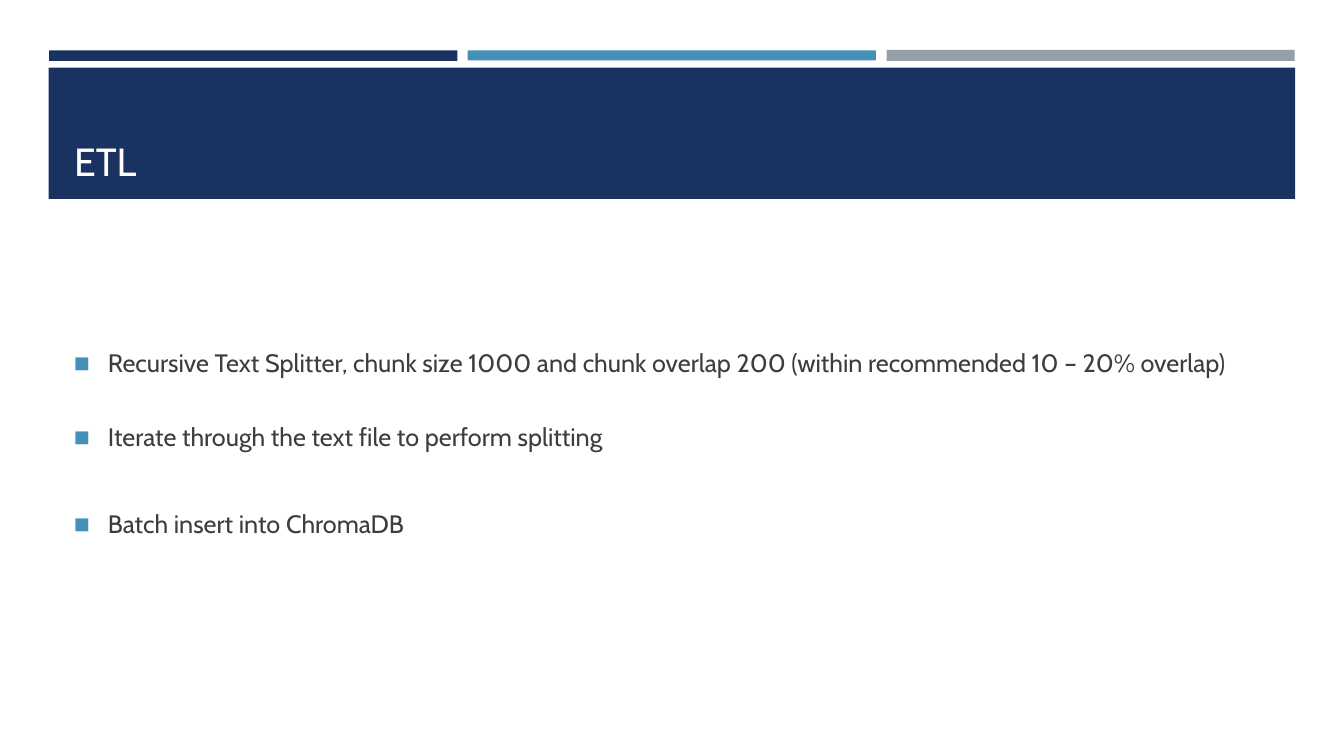
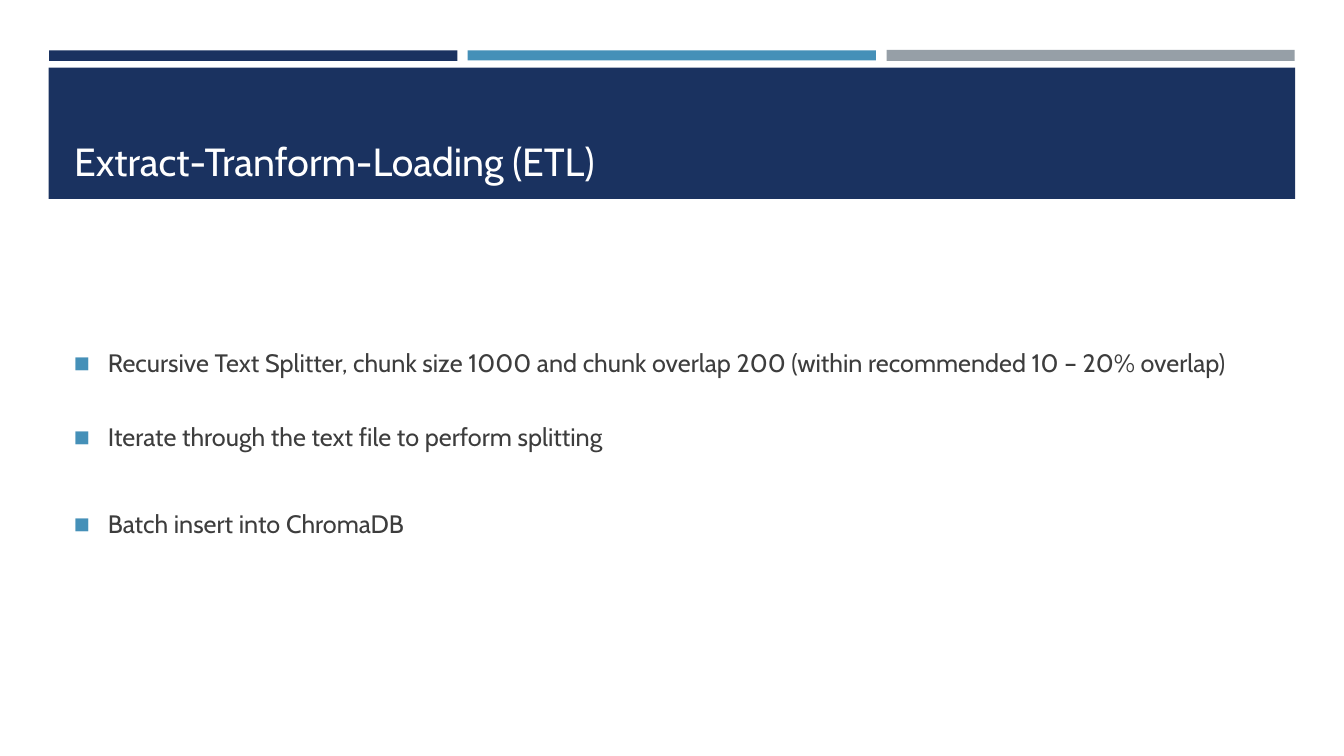
Before and after one commit to javierdastas/project-5-2-genai-rag, a slide deck: slide 4 of RAG Project.pptx. Drawn at 1344x756 pixels with LibreOffice and Linux fonts; fonts in the diff are those of the drawing. Boxes give left, top, right and bottom in pixels: in the first picture for what was removed or moved away, otherwise in the second. Text is boxed around its words. In the diff, an @@ line names an element or a change of style, - is before the commit and + after.

```diff
--- a/RAG Project.pptx
+++ b/RAG Project.pptx
@@ title at [74,146,594,185]: text changed @@
-ETL
+Extract-Tranform-Loading (ETL)
```
Also in this commit, not shown: 1 other slide changed, 3 other files.
